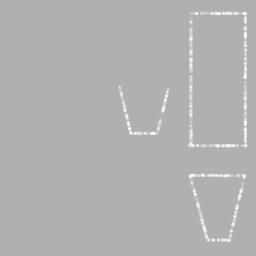
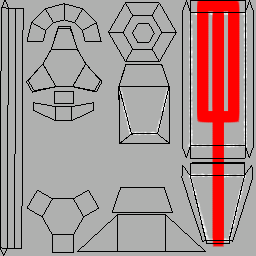
Layers edited between the first and the second (256, 256) image:
showed "lines" over [0, 0, 254, 256]
added layer "teamcolor" above "color" over [197, 0, 240, 247]
